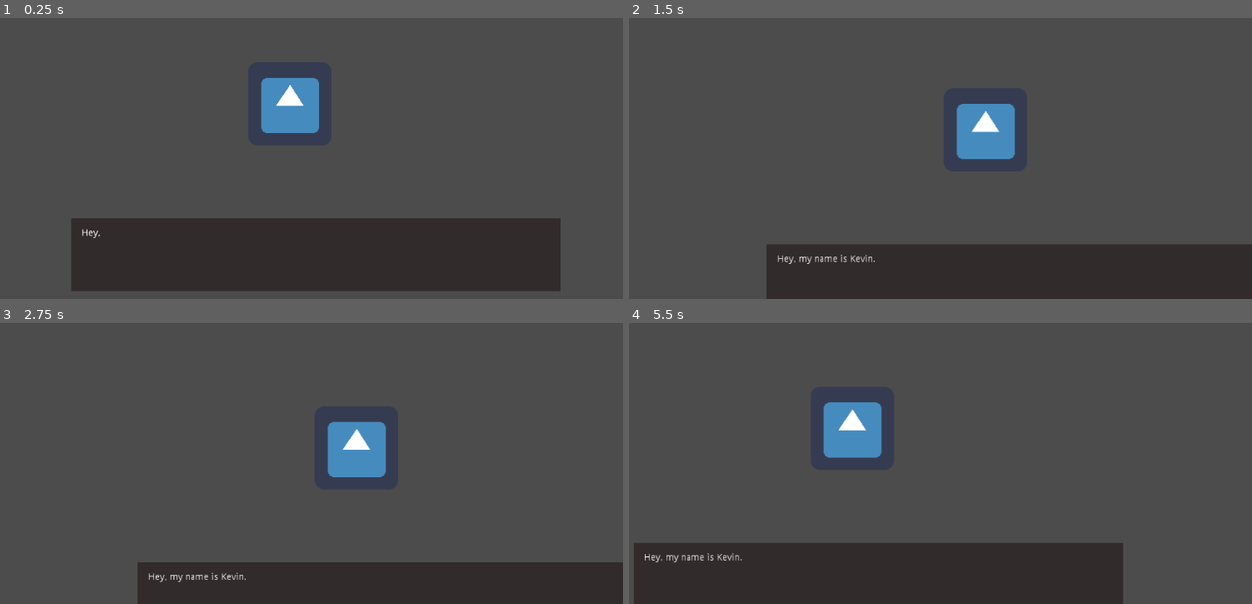
Above: before the commit, frames 1-4 (two rows, left to right).
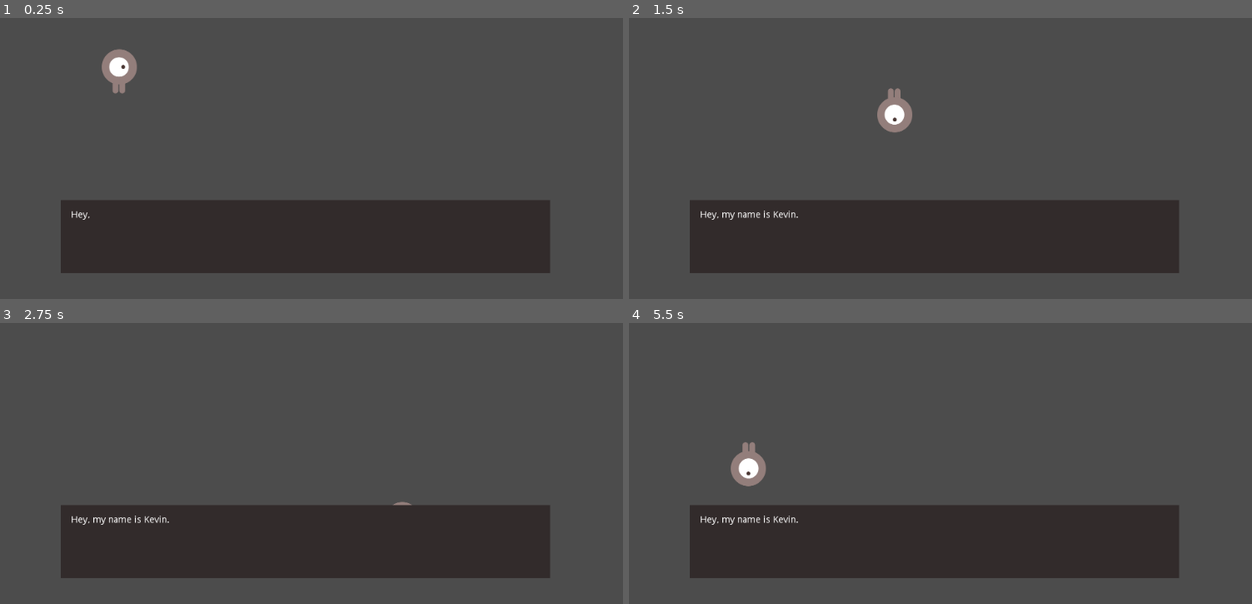
Above: after the commit, the same moments.

Repository: swhaite/urbanCircus
Game: Godot game, scene res://main.tscn
Same seed, same stepped clock (60 frames per second), same inputs: the game is played once before the commit and once after it. Before the commit the project starts from res://temp.tscn. The engine's default icon, where the game draws it, is replaced by a stand-in: a white triangle on a blue panel in a dark square.
Inputs:
- Up to frame 1 (0.25 s): no input
- Up to frame 2 (1.5 s): hold Right (right) 0.53-1.28 s; hold Down (down) from 1.28 s (still down)
- Up to frame 3 (2.75 s): release Down (down) at 2.03 s; hold Right (right) from 2.03 s (still down)
- Up to frame 4 (5.5 s): tap Enter at 2.75 s; release Right (right) at 2.78 s; hold W (up) 2.78-3.53 s; hold Left (left) 3.53-5.03 s; hold Down (down) from 5.03 s (still down)

The runs differ from the first frame. In frame 1, 13% of the frame differs, in the area x 9-90%, y 10-98%; in frame 2, 24%; in frame 3, 26%, in the area x 9-100%, y 35-100%; in frame 4, 22%.

Commit message:
merge player and dialogbox

Diff:
--- /dev/null
+++ b/Player.gd
@@ -0,0 +1,37 @@
+extends Area2D
+
+export (int) var speed  # How fast the player will move (pixels/sec).
+var screensize  # Size of the game window.
+
+
+func _ready():
+	screensize = get_viewport_rect().size
+
+func _process(delta):
+	var velocity = Vector2() # The player's movement vector.
+	if Input.is_action_pressed("right"):
+		velocity.x += 1
+	if Input.is_action_pressed("left"):
+		velocity.x -= 1
+	if Input.is_action_pressed("down"):
+		velocity.y += 1
+	if Input.is_action_pressed("up"):
+		velocity.y -= 1
+	if velocity.length() > 0:
+		velocity = velocity.normalized() * speed
+		$AnimatedSprite.play()
+	else:
+		$AnimatedSprite.stop()
+	position += velocity * delta
+	position.x = clamp(position.x, 0, screensize.x)
+	position.y = clamp(position.y, 0, screensize.y)
+	if velocity.x != 0:
+		$AnimatedSprite.animation = "right"
+		$AnimatedSprite.flip_v = false
+		$AnimatedSprite.flip_h = velocity.x < 0
+	elif velocity.y != 0:
+		$AnimatedSprite.animation = "up"
+		$AnimatedSprite.flip_v = velocity.y > 0
+
+func start(pos):
+	position = pos
--- a/Player.tscn
+++ b/Player.tscn
@@ -1,6 +1,32 @@
-[gd_scene format=2]
+[gd_scene load_steps=8 format=2]
 
-[node name="Player" type="Area2D" index="0"]
+[ext_resource path="res://Player.gd" type="Script" id=1]
+[ext_resource path="res://Sprites/Non organized/playerGrey_walk1.png" type="Texture" id=2]
+[ext_resource path="res://Sprites/Non organized/playerGrey_walk2.png" type="Texture" id=3]
+[ext_resource path="res://Sprites/Non organized/playerGrey_up1.png" type="Texture" id=4]
+[ext_resource path="res://Sprites/Non organized/playerGrey_up2.png" type="Texture" id=5]
+
+[sub_resource type="SpriteFrames" id=1]
+
+animations = [ {
+"frames": [ ExtResource( 2 ), ExtResource( 3 ) ],
+"loop": true,
+"name": "right",
+"speed": 5.0
+}, {
+"frames": [ ExtResource( 4 ), ExtResource( 5 ) ],
+"loop": true,
+"name": "up",
+"speed": 5.0
+} ]
+
+[sub_resource type="CapsuleShape2D" id=2]
+
+custom_solver_bias = 0.0
+radius = 31.5807
+height = 7.19147
+
+[node name="Player" type="Area2D"]
 
 input_pickable = true
 gravity_vec = Vector2( 0, 1 )
@@ -9,3 +35,16 @@
 angular_damp = 1.0
 audio_bus_override = false
 audio_bus_name = "Master"
+script = ExtResource( 1 )
+speed = 300
+
+[node name="AnimatedSprite" type="AnimatedSprite" parent="." index="0"]
+
+scale = Vector2( 0.5, 0.5 )
+frames = SubResource( 1 )
+animation = "right"
+_sections_unfolded = [ "Transform", "Z Index" ]
+
+[node name="CollisionShape2D" type="CollisionShape2D" parent="." index="1"]
+
+shape = SubResource( 2 )
--- /dev/null
+++ b/main.gd
@@ -0,0 +1,13 @@
+extends Node2D
+
+# class member variables go here, for example:
+# var a = 2
+# var b = "textvar"
+
+func _ready():
+	$Player.start($StartPosition.position)
+
+#func _process(delta):
+#	# Called every frame. Delta is time since last frame.
+#	# Update game logic here.
+#	pass
--- a/main.tscn
+++ b/main.tscn
@@ -1,9 +1,20 @@
-[gd_scene load_steps=2 format=2]
+[gd_scene load_steps=4 format=2]
 
-[ext_resource path="res://icon.png" type="Texture" id=1]
+[ext_resource path="res://main.gd" type="Script" id=1]
+[ext_resource path="res://Player.tscn" type="PackedScene" id=2]
+[ext_resource path="res://DialogBox.tscn" type="PackedScene" id=3]
 
-[node name="Node2D" type="Node2D"]
+[node name="Main" type="Node2D" index="0"]
 
-[node name="Sprite" type="Sprite" parent="." index="0"]
+script = ExtResource( 1 )
 
-texture = ExtResource( 1 )
+[node name="Player" parent="." index="0" instance=ExtResource( 2 )]
+
+[node name="MainDialog" parent="." index="1" instance=ExtResource( 3 )]
+
+position = Vector2( 96, 16 )
+
+[node name="StartPosition" type="Position2D" parent="." index="2"]
+
+position = Vector2( 250, 250 )
+_sections_unfolded = [ "Transform" ]
--- a/moving.gd
+++ /dev/null
@@ -1,28 +0,0 @@
-extends KinematicBody2D
-
-# class member variables go here, for example:
-# var a = 2
-# var b = "textvar"
-export (int) var speed = 200
-var velocity = Vector2()
-
-func _ready():
-	# Called when the node is added to the scene for the first time.
-	# Initialization here
-	pass
-
-func get_input():
-	velocity = Vector2()
-	if Input.is_action_pressed('right'):
-		velocity.x += 1
-	if Input.is_action_pressed('left'):
-		velocity.x -= 1
-	if Input.is_action_pressed('down'):
-		velocity.y += 1
-	if Input.is_action_pressed('up'):
-		velocity.y -= 1
-	velocity = velocity.normalized() * speed
-
-func _process(delta):
-	get_input()
-	move_and_slide(velocity)
--- a/project.godot
+++ b/project.godot
@@ -11,7 +11,8 @@
 [application]
 
 config/name="New Game Project"
-run/main_scene="res://temp.tscn"
+run/main_scene="res://main.tscn"
+run/disable_stdout=true
 config/icon="res://icon.png"
 
 [autoload]
--- a/temp.tscn
+++ /dev/null
@@ -1,56 +0,0 @@
-[gd_scene load_steps=5 format=2]
-
-[ext_resource path="res://moving.gd" type="Script" id=1]
-[ext_resource path="res://icon.png" type="Texture" id=2]
-[ext_resource path="res://DialogBox.tscn" type="PackedScene" id=3]
-
-[sub_resource type="RectangleShape2D" id=1]
-
-custom_solver_bias = 0.0
-extents = Vector2( 10, 10 )
-
-[node name="KinematicBody2D" type="KinematicBody2D" index="0"]
-
-input_pickable = false
-collision_layer = 1
-collision_mask = 1
-collision/safe_margin = 0.08
-script = ExtResource( 1 )
-speed = 200
-
-[node name="CollisionShape2D" type="CollisionShape2D" parent="." index="0"]
-
-shape = SubResource( 1 )
-
-[node name="Sprite" type="Sprite" parent="." index="1"]
-
-texture = ExtResource( 2 )
-
-[node name="Camera2D" type="Camera2D" parent="." index="2"]
-
-anchor_mode = 1
-rotating = false
-current = true
-zoom = Vector2( 1, 1 )
-limit_left = -10000000
-limit_top = -10000000
-limit_right = 10000000
-limit_bottom = 10000000
-limit_smoothed = false
-drag_margin_h_enabled = true
-drag_margin_v_enabled = true
-smoothing_enabled = false
-smoothing_speed = 5.0
-offset_v = 0.0
-offset_h = 0.0
-drag_margin_left = 0.2
-drag_margin_top = 0.2
-drag_margin_right = 0.2
-drag_margin_bottom = 0.2
-editor_draw_screen = true
-editor_draw_limits = false
-editor_draw_drag_margin = false
-
-[node name="Polygon2D" parent="Camera2D" index="0" instance=ExtResource( 3 )]
-
-position = Vector2( -400, -256 )
